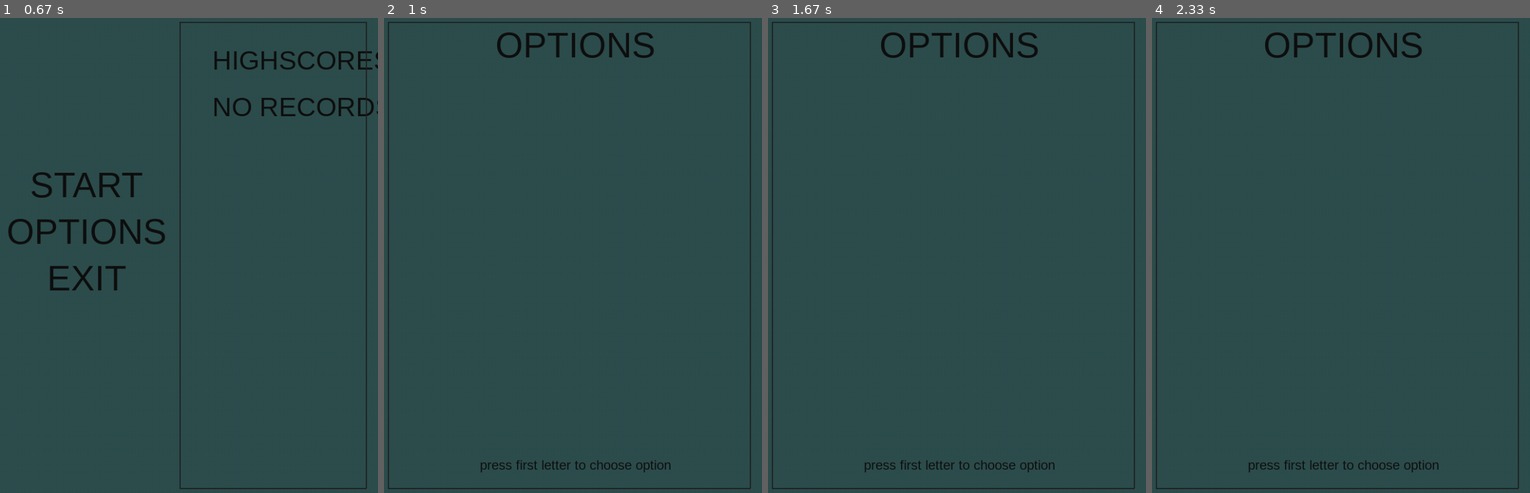
Above: before the commit, frames 1-4 (left to right).
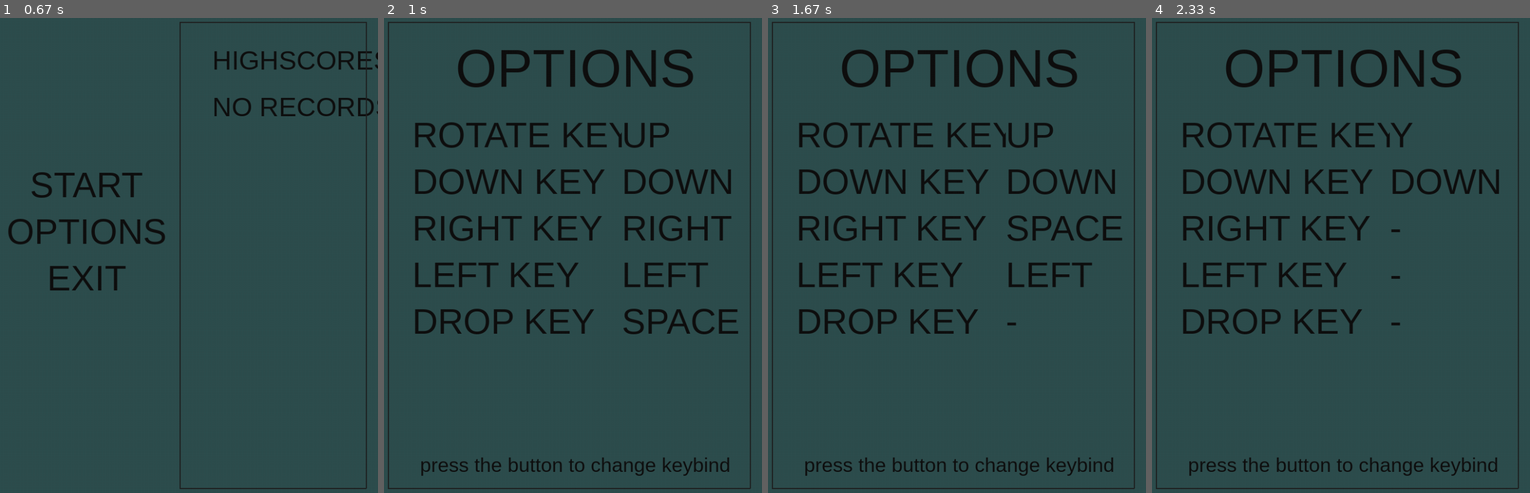
Above: after the commit, the same moments.

Repository: zetterus/first_projects
Game: pygame game, started from mine/tetris/main.py
Two runs of this game, one before a commit and one after it. Both use one fixed random seed, a clock stepped at 60 frames per second and the inputs below.
Inputs:
- Up to frame 1 (0.67 s): tap I at 0.33 s
- Up to frame 2 (1 s): tap O at 0.67 s
- Up to frame 3 (1.67 s): tap Space at 1, 1.4 s; hold Right from 1.33 s (still down)
- Up to frame 4 (2.33 s): tap Space at 1.7, 1.9, 2.23 s; release Right at 1.8 s; hold Up 1.83-2.13 s; tap I at 1.98 s; hold Left from 2.17 s (still down); tap Y at 2.32 s

Frame 1 is identical in both runs. In frame 2, 9.1% of the frame differs, in the area x 8-94%, y 3-97%; in frame 3, 8.6%; in frame 4, 7.6%.

Commit message:
implement options name input implement leaderboards?
rework all structure?

Diff:
--- a/mine/tetris/key_detect.py
+++ b/mine/tetris/key_detect.py
@@ -18,7 +18,7 @@
         # Проверка нажатия клавиши
         if event.type == pygame.KEYDOWN:
             key_name = pygame.key.name(event.key)  # Получаем имя нажатой клавиши
-            print(f"Нажата клавиша: {key_name}, pygame.K_{key_name.upper()}")  # Выводим название и код клавиши
+            print(f"Нажата клавиша: {key_name}, pygame.K_{key_name}")  # Выводим название и код клавиши
 
     # Очистка экрана
     screen.fill((0, 0, 0))  # Черный фон
--- a/mine/tetris/main.py
+++ b/mine/tetris/main.py
@@ -15,6 +15,7 @@
         self.LEFT = pygame.K_LEFT
         self.DROP = pygame.K_SPACE
         self.EXIT = pygame.K_ESCAPE
+        self.key_to_change = None
 
         # Define colors
         self.WHITE = (255, 255, 255)
@@ -125,7 +126,7 @@
             try:
                 champs_voc = pickle.load(file)
                 champs_voc[name] = record
-                if len(champs_voc) < 10:
+                if len(champs_voc) > 10:
                     champs_voc = {k: v for k, v in sorted(champs_voc, key=lambda x: x[1], reverse=True)}
                     champs_voc.popitem()
             except:
@@ -139,13 +140,68 @@
 
         # options text
         options_text_j = board.line_thickness + (board.square_size + board.line_thickness) * (board.cols * 1.5 / 2)
-        options_text_i = board.line_thickness + (board.square_size + board.line_thickness) * 2
-        self.draw_text(options_text_j, options_text_i, "OPTIONS")
+        options_text_i = board.line_thickness + (board.square_size + board.line_thickness) * 3
+        self.draw_text(options_text_j, options_text_i, "OPTIONS", font_size=96)
+
+        # rotate text
+        rotate_text_j = board.line_thickness + (board.square_size + board.line_thickness) * 2
+        rotate_text_i = board.line_thickness + (board.square_size + board.line_thickness) * 5
+        self.draw_text(rotate_text_j, rotate_text_i, "ROTATE KEY", align="topleft")
+
+        # rotate value
+        rotate_value_j = board.line_thickness + (board.square_size + board.line_thickness) * 11
+        rotate_value_i = board.line_thickness + (board.square_size + board.line_thickness) * 5
+        self.draw_text(rotate_value_j, rotate_value_i,
+                       f"{pygame.key.name(self.ROTATE).upper() if self.ROTATE else '-'}", align="topleft")
+
+        # down text
+        down_text_j = board.line_thickness + (board.square_size + board.line_thickness) * 2
+        down_text_i = board.line_thickness + (board.square_size + board.line_thickness) * 7
+        self.draw_text(down_text_j, down_text_i, "DOWN KEY", align="topleft")
+
+        # down value
+        down_value_j = board.line_thickness + (board.square_size + board.line_thickness) * 11
+        down_value_i = board.line_thickness + (board.square_size + board.line_thickness) * 7
+        self.draw_text(down_value_j, down_value_i, f"{pygame.key.name(self.DOWN).upper() if self.DOWN else '-'}",
+                       align="topleft")
+
+        # right text
+        right_text_j = board.line_thickness + (board.square_size + board.line_thickness) * 2
+        right_text_i = board.line_thickness + (board.square_size + board.line_thickness) * 9
+        self.draw_text(right_text_j, right_text_i, "RIGHT KEY", align="topleft")
+
+        # right value
+        right_value_j = board.line_thickness + (board.square_size + board.line_thickness) * 11
+        right_value_i = board.line_thickness + (board.square_size + board.line_thickness) * 9
+        self.draw_text(right_value_j, right_value_i, f"{pygame.key.name(self.RIGHT).upper() if self.RIGHT else '-'}",
+                       align="topleft")
+
+        # left text
+        left_text_j = board.line_thickness + (board.square_size + board.line_thickness) * 2
+        left_text_i = board.line_thickness + (board.square_size + board.line_thickness) * 11
+        self.draw_text(left_text_j, left_text_i, "LEFT KEY", align="topleft")
+
+        # left value
+        left_value_j = board.line_thickness + (board.square_size + board.line_thickness) * 11
+        left_value_i = board.line_thickness + (board.square_size + board.line_thickness) * 11
+        self.draw_text(left_value_j, left_value_i, f"{pygame.key.name(self.LEFT).upper() if self.LEFT else '-'}",
+                       align="topleft")
+
+        # drop text
+        drop_text_j = board.line_thickness + (board.square_size + board.line_thickness) * 2
+        drop_text_i = board.line_thickness + (board.square_size + board.line_thickness) * 13
+        self.draw_text(drop_text_j, drop_text_i, "DROP KEY", align="topleft")
+
+        # drop value
+        drop_value_j = board.line_thickness + (board.square_size + board.line_thickness) * 11
+        drop_value_i = board.line_thickness + (board.square_size + board.line_thickness) * 13
+        self.draw_text(drop_value_j, drop_value_i, f"{pygame.key.name(self.DROP).upper() if self.DROP else '-'}",
+                       align="topleft")
 
         # hint text
         hint_j = board.line_thickness + (board.square_size + board.line_thickness) * (board.cols * 1.5 / 2)
         hint_i = board.line_thickness + (board.square_size + board.line_thickness) * 20
-        self.draw_text(hint_j, hint_i, "press first letter to choose option", font_size=24)
+        self.draw_text(hint_j, hint_i, "press the button to change keybind", font_size=36)
 
         # Draw info lines
         # Draw vertical lines
@@ -168,6 +224,32 @@
 
         # Draw the frame
         pygame.display.flip()
+
+    def set_key(self, key_name):
+        if key_name == 'rotate':
+            self.key_to_change = 'rotate'
+        elif key_name == 'down':
+            self.key_to_change = 'down'
+        elif key_name == 'right':
+            self.key_to_change = 'right'
+        elif key_name == 'left':
+            self.key_to_change = 'left'
+        elif key_name == 'drop':
+            self.key_to_change = 'drop'
+
+    def change_key(self, event_key):
+        if self.key_to_change:
+            if self.key_to_change == 'rotate':
+                self.ROTATE = event_key
+            elif self.key_to_change == 'down':
+                self.DOWN = event_key
+            elif self.key_to_change == 'right':
+                self.RIGHT = event_key
+            elif self.key_to_change == 'left':
+                self.LEFT = event_key
+            elif self.key_to_change == 'drop':
+                self.DROP = event_key
+            self.key_to_change = None
 
 
 # figure class
@@ -314,7 +396,7 @@
         self.line_thickness = line_thickness
         self.width = self.cols * (self.square_size + self.line_thickness) + self.line_thickness
         self.height = self.rows * (self.square_size + self.line_thickness) + self.line_thickness
-        self.score = 9999
+        self.score = 0
         self.difficulty = {0: 1000, 1: 925, 2: 850, 3: 775, 4: 700, 5: 625, 6: 550, 7: 475, 8: 400, 9: 325, 10: 250,
                            11: 175, 12: 100}
         self.paused = False
@@ -537,12 +619,12 @@
                                     figure = next_figure
                                     figure.spawn()
                                     next_figure = Figure()
-                            if event.key == menu.EXIT or event.key == pygame.K_ESCAPE:
+                            if event.key == menu.EXIT or event.key == menu.EXIT:
                                 menu.store_record(menu.username, board.score)
                                 menu.GAME_OVER = True
                                 running = False
-                            if event.key == pygame.K_i:
-                                print(figure.i, figure.j)
+                            # if event.key == pygame.K_i:
+                            #     print(figure.i, figure.j)
 
                     # figures moves
                     # figure moves down
@@ -618,12 +700,29 @@
                             options_running = False
                             running = False
                         if event.type == pygame.KEYDOWN:
-                            if event.key == pygame.K_ESCAPE:
+                            if event.key == menu.EXIT:
                                 options_running = False
+                            if event.key == menu.ROTATE:
+                                menu.set_key('rotate')
+                                menu.ROTATE = None
+                            elif event.key == menu.DOWN:
+                                menu.set_key('down')
+                                menu.DOWN = None
+                            elif event.key == menu.RIGHT:
+                                menu.set_key('right')
+                                menu.RIGHT = None
+                            elif event.key == menu.LEFT:
+                                menu.set_key('left')
+                                menu.LEFT = None
+                            elif event.key == menu.DROP:
+                                menu.set_key('drop')
+                                menu.DROP = None
+                            else:
+                                menu.change_key(event.key)
 
                     menu.options_draw()
 
-            elif event.key == pygame.K_e or event.key == pygame.K_ESCAPE:
+            elif event.key == pygame.K_e or event.key == menu.EXIT:
                 running = False
 
 # Quit pygame
--- a/mine/tetris/menu.py
+++ b/mine/tetris/menu.py
@@ -1,11 +1,88 @@
-import pickle
+import pygame
 
-with open(r"D:\python\first_projects\mine\tetris\highscores.pkl", "wb+") as file:
-    champs_voc = pickle.load(file)
-    champs_voc["name"] = "record"
-    if len(champs_voc) < 10:
-        champs_voc = {k: v for k, v in sorted(champs_voc, key=lambda x: x[1], reverse=True)}
-        champs_voc.popitem()
-    pickle.dump(champs_voc, file)
-    data = pickle.load(file)
-    print(data)
+
+class Menu:
+    def __init__(self):
+        self.left = pygame.K_LEFT
+        self.right = pygame.K_RIGHT
+        self.down = pygame.K_DOWN
+        self.rotate = pygame.K_UP
+
+        self.setting_key = None  # Атрибут для отслеживания, какую клавишу нужно изменить
+
+    def set_key(self, key_name):
+        if key_name == 'left':
+            self.setting_key = 'left'
+        elif key_name == 'right':
+            self.setting_key = 'right'
+        elif key_name == 'down':
+            self.setting_key = 'down'
+        elif key_name == 'rotate':
+            self.setting_key = 'rotate'
+
+    def change_key(self, event_key):
+        if self.setting_key:
+            if self.setting_key == 'left':
+                self.left = event_key
+            elif self.setting_key == 'right':
+                self.right = event_key
+            elif self.setting_key == 'down':
+                self.down = event_key
+            elif self.setting_key == 'rotate':
+                self.rotate = event_key
+            self.setting_key = None
+
+
+def main():
+    pygame.init()
+
+    screen = pygame.display.set_mode((640, 480))
+    pygame.display.set_caption('Key Change Example')
+
+    font = pygame.font.SysFont(None, 48)
+
+    menu = Menu()
+    running = True
+
+    while running:
+        for event in pygame.event.get():
+            if event.type == pygame.QUIT:
+                running = False
+            elif event.type == pygame.KEYDOWN:
+                if event.key == menu.left:
+                    menu.set_key('left')
+                    menu.left = None
+                elif event.key == menu.right:
+                    menu.set_key('right')
+                    menu.right = None
+                elif event.key == menu.down:
+                    menu.set_key('down')
+                    menu.down = None
+                elif event.key == menu.rotate:
+                    menu.set_key('rotate')
+                    menu.rotate = None
+                else:
+                    menu.change_key(event.key)
+
+        screen.fill((255, 255, 255))
+
+        # Отображение текущих назначенных клавиш
+        left_text = font.render(f"Left: {pygame.key.name(menu.left) if menu.left else 'None'}", True, (0, 0, 0))
+        screen.blit(left_text, (50, 50))
+
+        right_text = font.render(f"Right: {pygame.key.name(menu.right) if menu.right else 'None'}", True, (0, 0, 0))
+        screen.blit(right_text, (50, 100))
+
+        down_text = font.render(f"Down: {pygame.key.name(menu.down) if menu.down else 'None'}", True, (0, 0, 0))
+        screen.blit(down_text, (50, 150))
+
+        rotate_text = font.render(f"Rotate: {pygame.key.name(menu.rotate) if menu.rotate else 'None'}", True, (0, 0, 0))
+        screen.blit(rotate_text, (50, 200))
+
+        pygame.display.flip()
+
+    pygame.quit()
+
+
+if __name__ == "__main__":
+    main()
